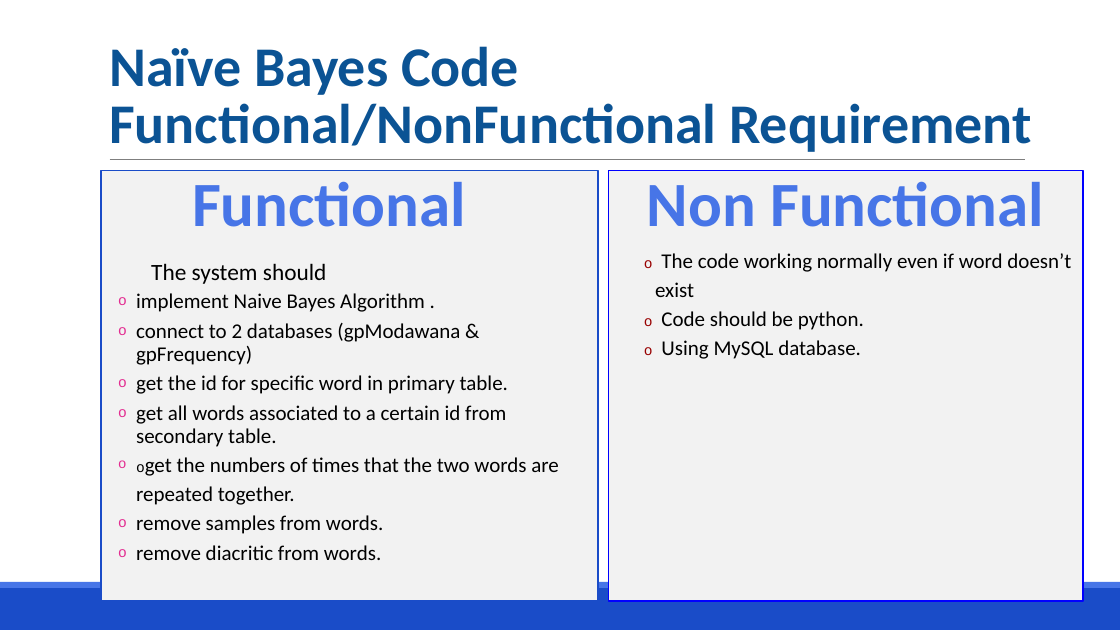
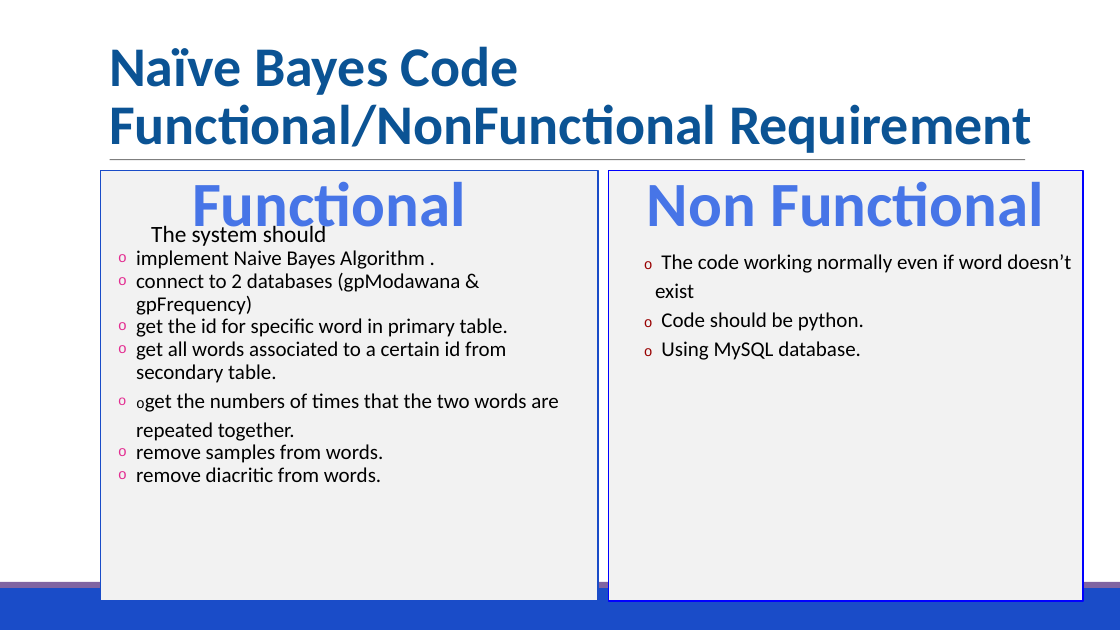
Before and after one commit to AliAbdElrahman74/GP, a slide deck: slide 22 of Presentation.pptx. Drawn at 1120x630 pixels with LibreOffice and Linux fonts; fonts in the diff are those of the drawing. Boxes give left, top, right and bottom in pixels: in the first picture for what was removed or moved away, otherwise in the second. Text is boxed around its words. In the diff, an @@ line names an element or a change of style, - is before the commit and + after.

```diff
--- a/Presentation.pptx
+++ b/Presentation.pptx
@@ rectangle "The system should" at [101, 171, 598, 601]: indent changed; less space between paragraphs @@
@@ text "Functional" rewrapped from [192, 181, 466, 227] to [192, 181, 466, 242] @@
@@ rectangle at [0, 582, 1120, 588]: fill #4775E7 to #8064A2 @@
```
Also in this commit, not shown: 27 other slides changed, 1 other file.
